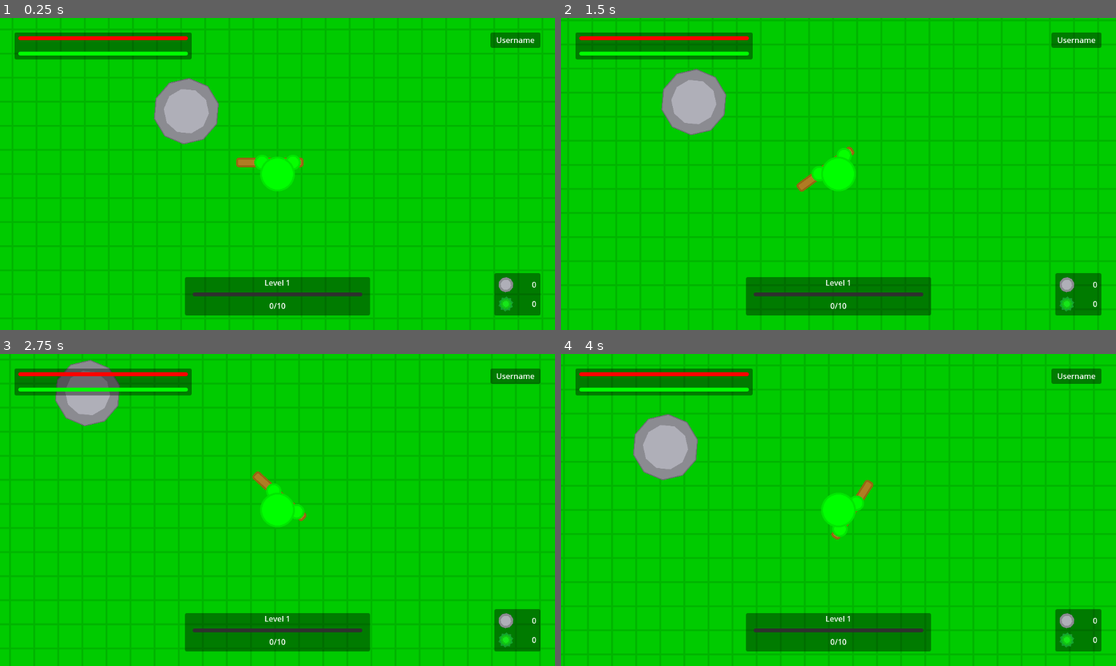
Above: before the commit, frames 1-4 (two rows, left to right).
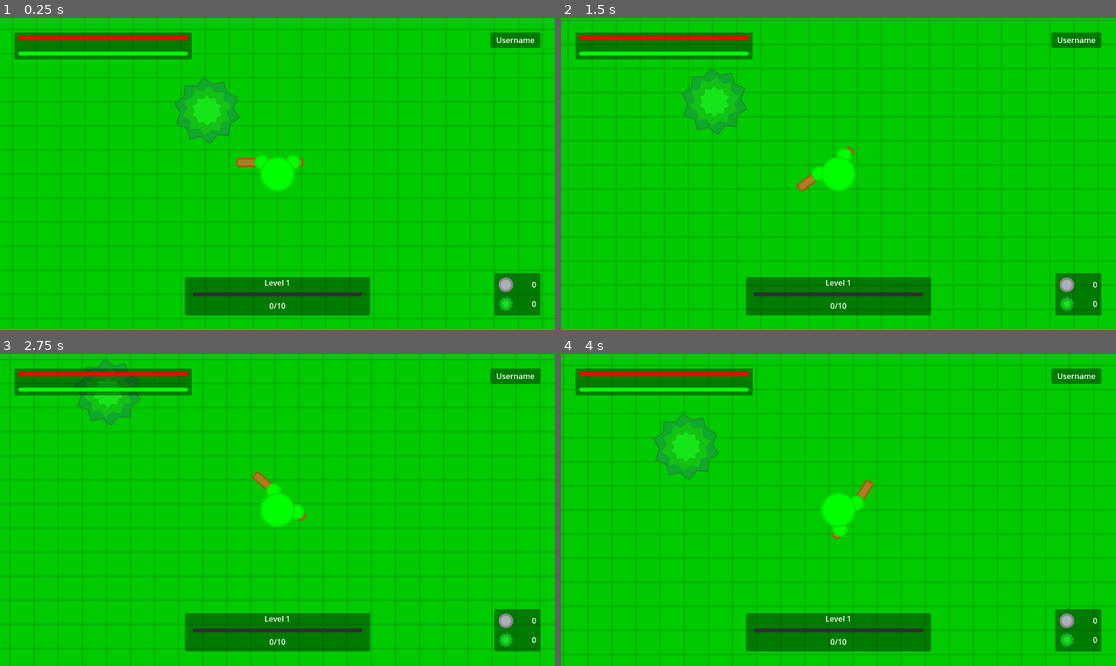
Above: after the commit, the same moments.

Repository: ColormaticStudios/runic-godot
Game: Godot game, scene res://scenes/world.tscn
Two runs of this game, one before a commit and one after it. Both use one fixed random seed, a clock stepped at 60 frames per second and the inputs below.
Inputs (mouse positions are in pixels of both pictures, inside the frame that each line leads up to):
- Up to frame 1 (0.25 s): no input
- Up to frame 2 (1.5 s): tap Enter at 0.5 s; move the mouse to (960, 158) at 0.52 s; press the mouse at (960, 158) at 0.53 s; hold D (move_right) 0.53-1.28 s; move the mouse to (727, 189) at 1.27 s; release the mouse at (727, 189) at 1.28 s; hold S (move_down) from 1.28 s (still down); click (727, 189) at 1.35 s
- Up to frame 3 (2.75 s): move the mouse to (333, 441) at 2.02 s; release S (move_down) at 2.03 s; press the mouse at (333, 441) at 2.03 s; hold D (move_right) from 2.03 s (still down)
- Up to frame 4 (4 s): move the mouse to (810, 572) at 2.77 s; release D (move_right) at 2.78 s; release the mouse at (810, 572) at 2.78 s; hold W (move_up) 2.78-3.53 s; click (810, 572) at 2.85 s; move the mouse to (1005, 556) at 3.52 s; press the mouse at (1005, 556) at 3.53 s; hold A (move_left) from 3.53 s (still down)

The runs differ from the first frame. In frame 1, 2.3% of the frame differs, in the area x 27-44%, y 18-41%; in frame 2, 2.3%, in the area x 18-34%, y 16-38%; in frame 3, 2.0%; in frame 4, 2.3%.

Commit message:
Objects are generated with rotation

Diff:
--- a/scripts/world.gd
+++ b/scripts/world.gd
@@ -17,4 +17,5 @@
 			var this_object = load(object).instantiate()
 			this_object.position.x = randf_range(-4000, 4000)
 			this_object.position.y = randf_range(-4000, 4000)
+			this_object.rotation_degrees = randf_range(0, 360)
 			$objects.add_child(this_object)
